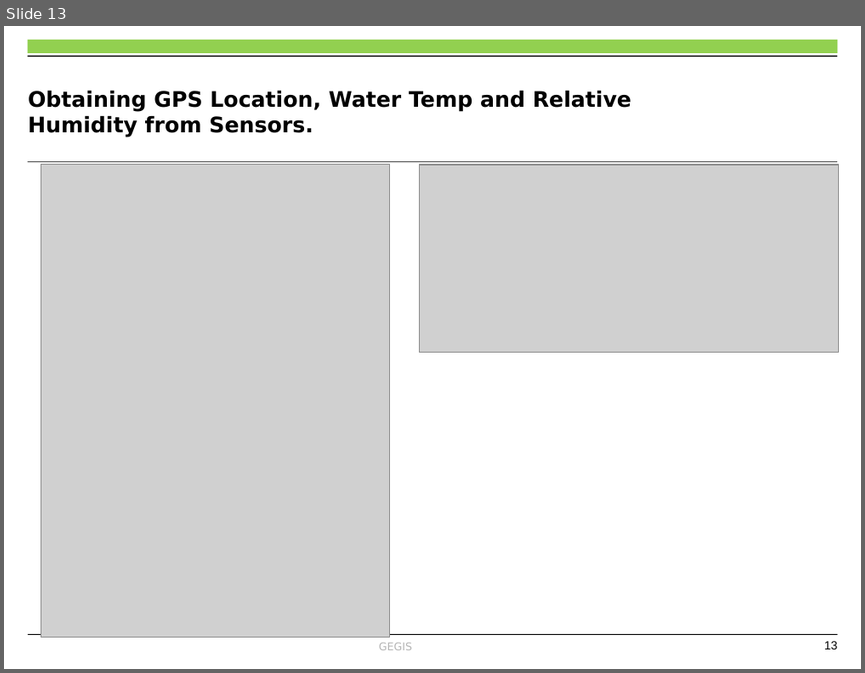
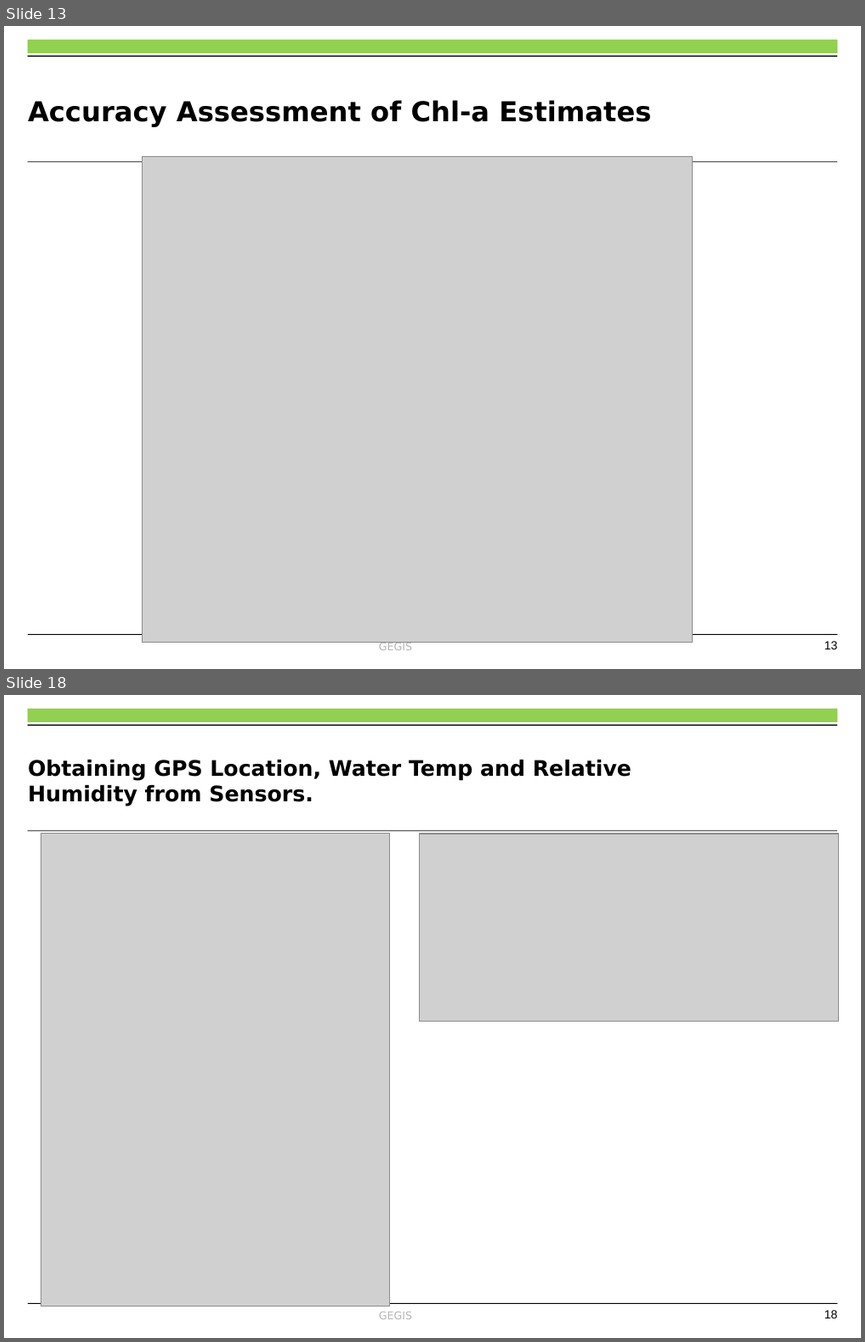
Before and after one commit to OkomoJacob/FinalYearProject, a slide deck: Dr. E Nduati, Superviser/Submissions/ENC222-0149_2017_OKOMO_JACOB_OKELLO_V3.pptx. Shown one above the other, each under a label of ours: slide 13 before the commit, slides 13 and 18 after it; the slides between them are not shown. The pictures are 865x673 and 865x1342 pixels, drawn with LibreOffice and Linux fonts; fonts in the diff are those of the drawing; grey boxes stand for pictures; background and template pictures are left out. Boxes give left, top, right and bottom in pixels: in the first picture for what was removed or moved away, otherwise in the second. Text is boxed around its words. In the diff, an @@ line names an element or a change of style, - is before the commit and + after.

```diff
--- a/Dr. E Nduati, Superviser/Submissions/ENC222-0149_2017_OKOMO_JACOB_OKELLO_V3.pptx
+++ b/Dr. E Nduati, Superviser/Submissions/ENC222-0149_2017_OKOMO_JACOB_OKELLO_V3.pptx
@@ slide 13 added at (x1=4, y1=26, x2=861, y2=669), background #FFFFFF; not listed: 6 template elements that a slide beside it also shows @@
@@ title added at (x1=28, y1=100, x2=651, y2=127), 23 pt, text #000000, bold @@
+Accuracy Assessment of Chl-a Estimates
@@ picture added at (x1=142, y1=157, x2=692, y2=642) @@
@@ what was slide 13 is now slide 18 @@
@@ page number at (x1=824, y1=1310, x2=838, y2=1318): text changed @@
-13
+18
```
Also in this commit, not shown: 9 slides changed, 7 other slides added, 3 slides removed, 1 other file.
